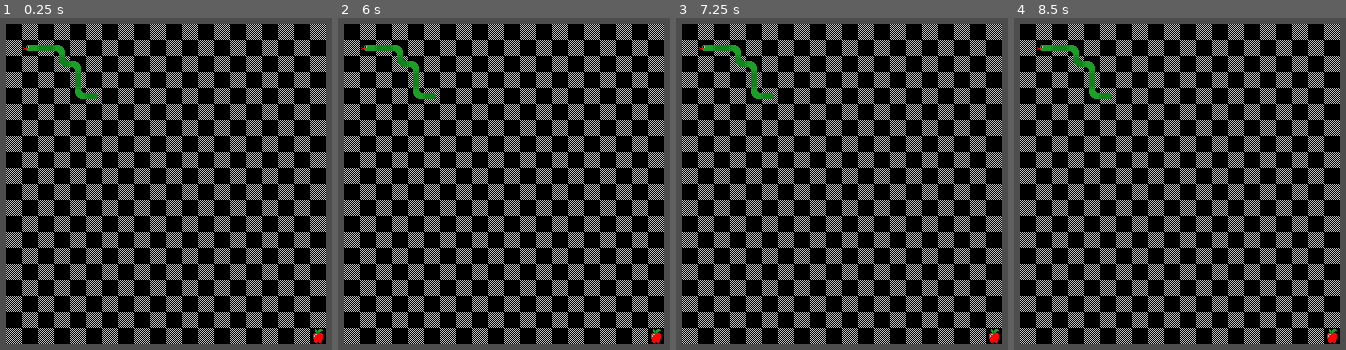
Above: before the commit, frames 1-4 (left to right).
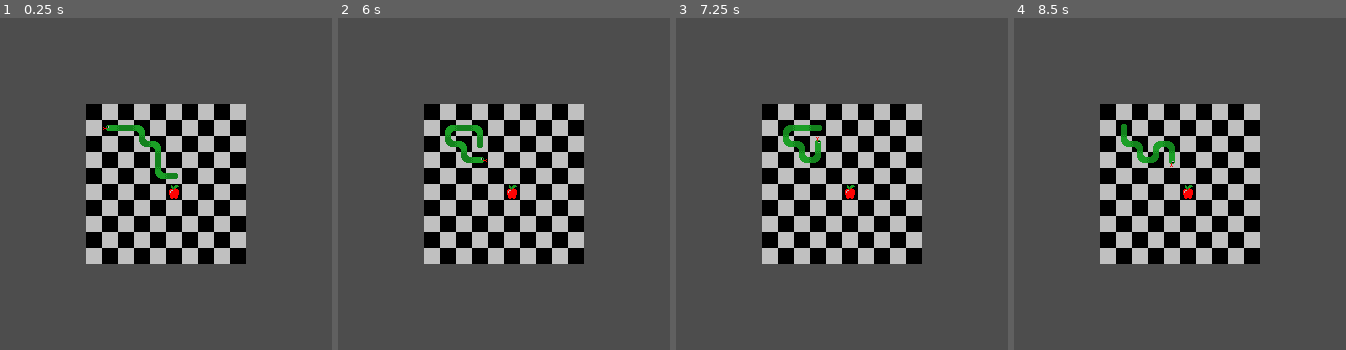
Above: after the commit, the same moments.

Repository: CattacoCattaco/Snake-Reborn
Game: Godot game, scene res://main.tscn
Two runs of this game, one before a commit and one after it. Both use one fixed random seed, a clock stepped at 60 frames per second and the inputs below.
Inputs (mouse positions are in pixels of both pictures, inside the frame that each line leads up to):
- Up to frame 1 (0.25 s): no input
- Up to frame 2 (6 s): tap Enter at 0.5, 2, 3.5 s; move the mouse to (643, 167) at 0.52 s; hold Right (move_right, bound only after the commit) 0.53-1.28 s; tap Alt every 1.5 s from 0.6 to 5.1 s; click (643, 167) at 0.67 s; tap Space at 1.25, 2.75, 4.25 s; move the mouse to (374, 200) at 1.27 s; hold Down (move_down, bound only after the commit) 1.28-2.03 s; tap Shift every 1.5 s from 1.35 to 5.85 s; move the mouse to (567, 104) at 2.02 s; hold Right (move_right, bound only after the commit) 2.03-2.78 s; move the mouse to (470, 257) at 2.77 s; hold Up (move_up, bound only after the commit) 2.78-3.53 s; click (470, 257) at 2.92 s; move the mouse to (outside the picture) at 3.52 s; hold Left (move_left, bound only after the commit) 3.53-5.03 s; move the mouse to (outside the picture) at 4.27 s; move the mouse to (537, 184) at 5.02 s; hold Down (move_down, bound only after the commit) 5.03-5.78 s; click (537, 184) at 5.17 s; move the mouse to (407, 94) at 5.77 s; hold Right (move_right, bound only after the commit) from 5.78 s (still down)
- Up to frame 3 (7.25 s): move the mouse to (981, 167) at 6.52 s; release Right (move_right, bound only after the commit) at 6.53 s; hold Up (move_up, bound only after the commit) from 6.53 s (still down); tap Alt at 6.6 s
- Up to frame 4 (8.5 s): move the mouse to (1050, 200) at 7.27 s; release Up (move_up, bound only after the commit) at 7.28 s; hold Right (move_right, bound only after the commit) 7.28-8.03 s; tap Shift at 7.35 s; click (1050, 200) at 7.42 s; move the mouse to (1243, 104) at 8.02 s; hold Down (move_down, bound only after the commit) from 8.03 s (still down); tap Alt at 8.1 s

The runs differ from the first frame. In frame 1, 76% of the frame differs, in the area x 1-99%, y 1-99%; in frame 2, 76%; in frame 3, 76%; in frame 4, 76%.

Commit message:
Add Movement
Now the snake can move. It currently doesn't have a lose condition (such cases just block the movement for now) and the snake can't grow yet. Also, for now, the snake just moves once per key press. Also also, shrunk the board a bit to make movement not take eons

Diff:
--- a/project.godot
+++ b/project.godot
@@ -26,6 +26,33 @@
 
 enabled=PackedStringArray("res://addons/godot_super-wakatime/plugin.cfg")
 
+[input]
+
+move_up={
+"deadzone": 0.2,
+"events": [Object(InputEventKey,"resource_local_to_scene":false,"resource_name":"","device":-1,"window_id":0,"alt_pressed":false,"shift_pressed":false,"ctrl_pressed":false,"meta_pressed":false,"pressed":false,"keycode":4194320,"physical_keycode":0,"key_label":0,"unicode":0,"location":0,"echo":false,"script":null)
+, Object(InputEventKey,"resource_local_to_scene":false,"resource_name":"","device":-1,"window_id":0,"alt_pressed":false,"shift_pressed":false,"ctrl_pressed":false,"meta_pressed":false,"pressed":false,"keycode":0,"physical_keycode":87,"key_label":0,"unicode":119,"location":0,"echo":false,"script":null)
+]
+}
+move_left={
+"deadzone": 0.2,
+"events": [Object(InputEventKey,"resource_local_to_scene":false,"resource_name":"","device":-1,"window_id":0,"alt_pressed":false,"shift_pressed":false,"ctrl_pressed":false,"meta_pressed":false,"pressed":false,"keycode":4194319,"physical_keycode":0,"key_label":0,"unicode":0,"location":0,"echo":false,"script":null)
+, Object(InputEventKey,"resource_local_to_scene":false,"resource_name":"","device":-1,"window_id":0,"alt_pressed":false,"shift_pressed":false,"ctrl_pressed":false,"meta_pressed":false,"pressed":false,"keycode":0,"physical_keycode":65,"key_label":0,"unicode":97,"location":0,"echo":false,"script":null)
+]
+}
+move_down={
+"deadzone": 0.2,
+"events": [Object(InputEventKey,"resource_local_to_scene":false,"resource_name":"","device":-1,"window_id":0,"alt_pressed":false,"shift_pressed":false,"ctrl_pressed":false,"meta_pressed":false,"pressed":false,"keycode":4194322,"physical_keycode":0,"key_label":0,"unicode":0,"location":0,"echo":false,"script":null)
+, Object(InputEventKey,"resource_local_to_scene":false,"resource_name":"","device":-1,"window_id":0,"alt_pressed":false,"shift_pressed":false,"ctrl_pressed":false,"meta_pressed":false,"pressed":false,"keycode":0,"physical_keycode":83,"key_label":0,"unicode":115,"location":0,"echo":false,"script":null)
+]
+}
+move_right={
+"deadzone": 0.2,
+"events": [Object(InputEventKey,"resource_local_to_scene":false,"resource_name":"","device":-1,"window_id":0,"alt_pressed":false,"shift_pressed":false,"ctrl_pressed":false,"meta_pressed":false,"pressed":false,"keycode":4194321,"physical_keycode":0,"key_label":0,"unicode":0,"location":0,"echo":false,"script":null)
+, Object(InputEventKey,"resource_local_to_scene":false,"resource_name":"","device":-1,"window_id":0,"alt_pressed":false,"shift_pressed":false,"ctrl_pressed":false,"meta_pressed":false,"pressed":false,"keycode":0,"physical_keycode":68,"key_label":0,"unicode":100,"location":0,"echo":false,"script":null)
+]
+}
+
 [physics]
 
 3d/physics_engine="Jolt Physics"
--- a/tile_map/snake_tile_map.gd
+++ b/tile_map/snake_tile_map.gd
@@ -4,7 +4,7 @@
 @export var light_palette: Texture2D
 @export var dark_palette: Texture2D
 
-@export var board_size := Vector2i(20, 20)
+@export var board_size := Vector2i(10, 10)
 
 var snake: Array[Vector2i]
 var tiles: Array[Array]
@@ -31,47 +31,97 @@
 			Vector2i(4, 3), Vector2i(4, 4), Vector2i(5, 4)]
 	draw_snake()
 
-	set_tile(Vector2i(19, 19), Tile.APPLE, true, false, false)
+	set_tile(Vector2i(5, 5), Tile.APPLE, true, false, false)
+
+
+func _input(event: InputEvent) -> void:
+	if event is InputEventKey:
+		if event.is_action_pressed("move_up"):
+			move_snake(Vector2i(0, -1))
+		elif event.is_action_pressed("move_left"):
+			move_snake(Vector2i(-1, 0))
+		if event.is_action_pressed("move_down"):
+			move_snake(Vector2i(0, 1))
+		elif event.is_action_pressed("move_right"):
+			move_snake(Vector2i(1, 0))
+
+
+func move_snake(dir: Vector2i) -> void:
+	var new_head: Vector2i = snake[0] + dir
+
+	if not has_tile(new_head):
+		print("Can't move off board")
+		return
+
+	var new_head_tile: Tile = get_tile(new_head)
+
+	if snake[-1] != new_head and new_head_tile.has_snake():
+		print("Can't move into self")
+		return
+
+	set_tile(snake[-1], Tile.EMPTY, true, false, false)
+
+	for i in range(len(snake) - 1, 0, -1):
+		snake[i] = snake[i - 1]
+		var tile: Tile = get_tile(snake[i])
+		tile.color_palette = light_palette if tile.color_palette == dark_palette else dark_palette
+
+	snake[0] = new_head
+	draw_head()
+	draw_segment(1, false)
+	draw_tail(len(snake) % 2 == 1)
 
 
 func draw_snake() -> void:
-	var facing: Vector2i = snake[0] - snake[1]
-	var head_sprite_coords := Vector2i(Tile.HEAD_COLUMN, Tile.get_hv_row(facing.y == 0))
-	var head_flip_h: bool = facing.x == 1
-	var head_flip_v: bool = facing.y == 1
-	set_tile(snake[0], head_sprite_coords, true, head_flip_h, head_flip_v)
+	draw_head()
 
 	var is_light: bool = false
 	for i in range(1, len(snake) - 1):
-		var coming_from: Vector2i = snake[i + 1] - snake[i]
-		var going_to: Vector2i = snake[i - 1] - snake[i]
-
-		var sprite_coords: Vector2i
-
-		if coming_from == -going_to:
-			sprite_coords = Vector2i(Tile.STRAIGHT_COLUMN, Tile.get_hv_row(coming_from.y == 0))
-		else:
-			var h_dir: Vector2i = coming_from if coming_from.y == 0 else going_to
-			var v_dir: Vector2i = coming_from if coming_from.x == 0 else going_to
-
-			match [h_dir.x, v_dir.y]:
-				[1, 1]:
-					sprite_coords = Tile.CORNER_BOTTOM_RIGHT
-				[1, -1]:
-					sprite_coords = Tile.CORNER_TOP_RIGHT
-				[-1, 1]:
-					sprite_coords = Tile.CORNER_BOTTOM_LEFT
-				[-1, -1]:
-					sprite_coords = Tile.CORNER_TOP_LEFT
-
-		set_tile(snake[i], sprite_coords, is_light, false, false)
+		draw_segment(i, is_light)
 		is_light = !is_light
 
-	var tail_dir: Vector2i = snake[-1] - snake[-2]
-	var tail_sprite_coords := Vector2i(Tile.TAIL_COLUMN, Tile.get_hv_row(tail_dir.y == 0))
-	var tail_flip_h: bool = tail_dir.x == 1
-	var tail_flip_v: bool = tail_dir.y == 1
-	set_tile(snake[-1], tail_sprite_coords, is_light, tail_flip_h, tail_flip_v)
+	draw_tail(is_light)
+
+
+func draw_head() -> void:
+	var facing: Vector2i = snake[0] - snake[1]
+	var sprite_coords := Vector2i(Tile.HEAD_COLUMN, Tile.get_hv_row(facing.y == 0))
+	var flip_h: bool = facing.x == 1
+	var flip_v: bool = facing.y == 1
+	set_tile(snake[0], sprite_coords, true, flip_h, flip_v)
+
+
+func draw_segment(index: int, is_light: bool) -> void:
+	var coming_from: Vector2i = snake[index + 1] - snake[index]
+	var going_to: Vector2i = snake[index - 1] - snake[index]
+
+	var sprite_coords: Vector2i
+
+	if coming_from == -going_to:
+		sprite_coords = Vector2i(Tile.STRAIGHT_COLUMN, Tile.get_hv_row(coming_from.y == 0))
+	else:
+		var h_dir: Vector2i = coming_from if coming_from.y == 0 else going_to
+		var v_dir: Vector2i = coming_from if coming_from.x == 0 else going_to
+
+		match [h_dir.x, v_dir.y]:
+			[1, 1]:
+				sprite_coords = Tile.CORNER_BOTTOM_RIGHT
+			[1, -1]:
+				sprite_coords = Tile.CORNER_TOP_RIGHT
+			[-1, 1]:
+				sprite_coords = Tile.CORNER_BOTTOM_LEFT
+			[-1, -1]:
+				sprite_coords = Tile.CORNER_TOP_LEFT
+
+	set_tile(snake[index], sprite_coords, is_light, false, false)
+
+
+func draw_tail(is_light: bool) -> void:
+	var dir: Vector2i = snake[-1] - snake[-2]
+	var sprite_coords := Vector2i(Tile.TAIL_COLUMN, Tile.get_hv_row(dir.y == 0))
+	var flip_h: bool = dir.x == 1
+	var flip_v: bool = dir.y == 1
+	set_tile(snake[-1], sprite_coords, is_light, flip_h, flip_v)
 
 
 func set_tile(pos: Vector2i, sprite_coords: Vector2i, is_light: bool, flip_h: bool, flip_v: bool
@@ -83,5 +133,9 @@
 	tile.fg_sprite.flip_v = flip_v
 
 
+func has_tile(pos: Vector2i) -> bool:
+	return pos.x < 20 and pos.y < 20 and pos.x > -1 and pos.y > -1
+
+
 func get_tile(pos: Vector2i) -> Tile:
 	return tiles[pos.y][pos.x]
--- a/tile_map/tile/tile.gd
+++ b/tile_map/tile/tile.gd
@@ -4,6 +4,8 @@
 
 const FG_SPRITE_SHEET: Texture2D = preload("res://tile_map/tile/sprites/tiles.png")
 const BG_SPRITE_SHEET: Texture2D = preload("res://tile_map/tile/sprites/background_tiles.png")
+
+const SNAKE_PART_COLUMNS: Array[int] = [0, 1, 2, 3, 4, 5]
 
 const CORNER_BOTTOM_RIGHT := Vector2i(0, 0)
 const CORNER_TOP_RIGHT := Vector2i(0, 1)
@@ -72,3 +74,15 @@
 
 	bg_sprite.use_parent_material = true
 	fg_sprite.use_parent_material = true
+
+
+func has_snake() -> bool:
+	return sprite_coords.x in SNAKE_PART_COLUMNS
+
+
+func has_apple() -> bool:
+	return sprite_coords == APPLE
+
+
+func is_empty() -> bool:
+	return sprite_coords == EMPTY
Binary file changed: tile_map/tile/sprites/background_tiles.png
